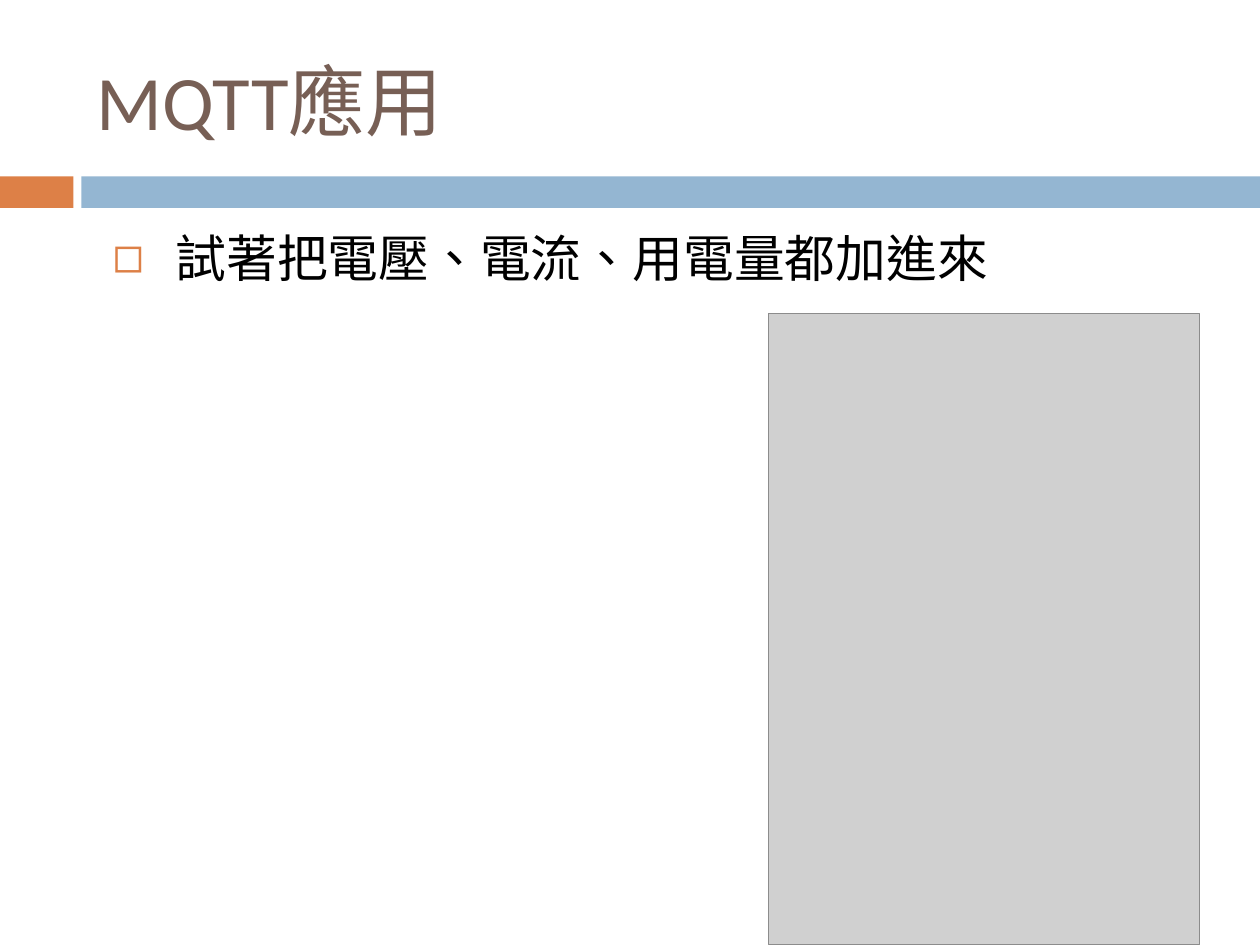
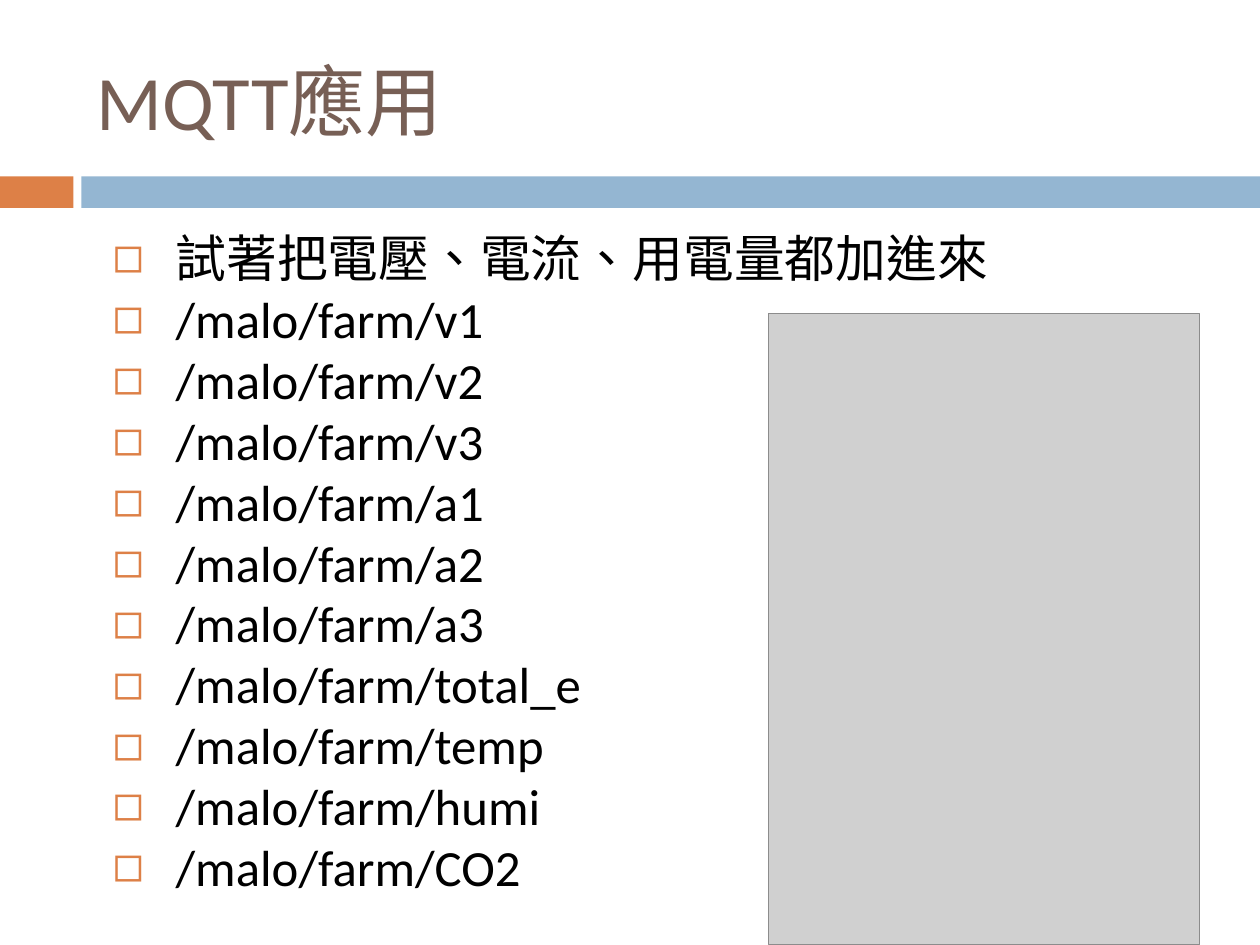
Before and after one commit to maloyang/csu_202309_iot, a slide deck: slide 49 of W14/Node-RED課程_04.pptx. Drawn at 1260x945 pixels with LibreOffice and Linux fonts; fonts in the diff are those of the drawing; grey boxes stand for pictures. Boxes give left, top, right and bottom in pixels: in the first picture for what was removed or moved away, otherwise in the second. Text is boxed around its words. In the diff, an @@ line names an element or a change of style, - is before the commit and + after.

Commit message:
update w14

```diff
--- a/W14/Node-RED課程_04.pptx
+++ b/W14/Node-RED課程_04.pptx
@@ text at <box>176,302,581,888</box>: paragraphs added @@
+◻ /malo/farm/v1
+◻ /malo/farm/v2
+◻ /malo/farm/v3
+◻ /malo/farm/a1
+◻ /malo/farm/a2
+◻ /malo/farm/a3
+◻ /malo/farm/total_e
+◻ /malo/farm/temp
+◻ /malo/farm/humi
+◻ /malo/farm/CO2
```
